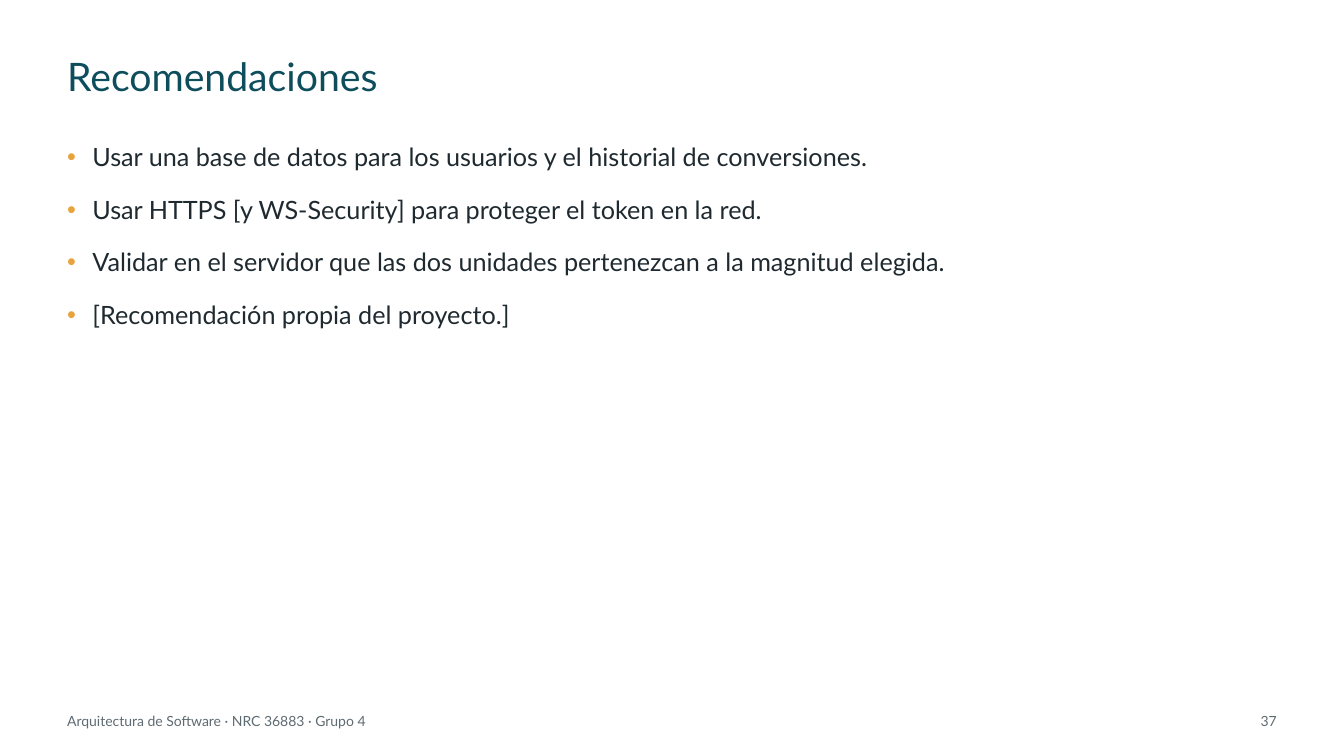
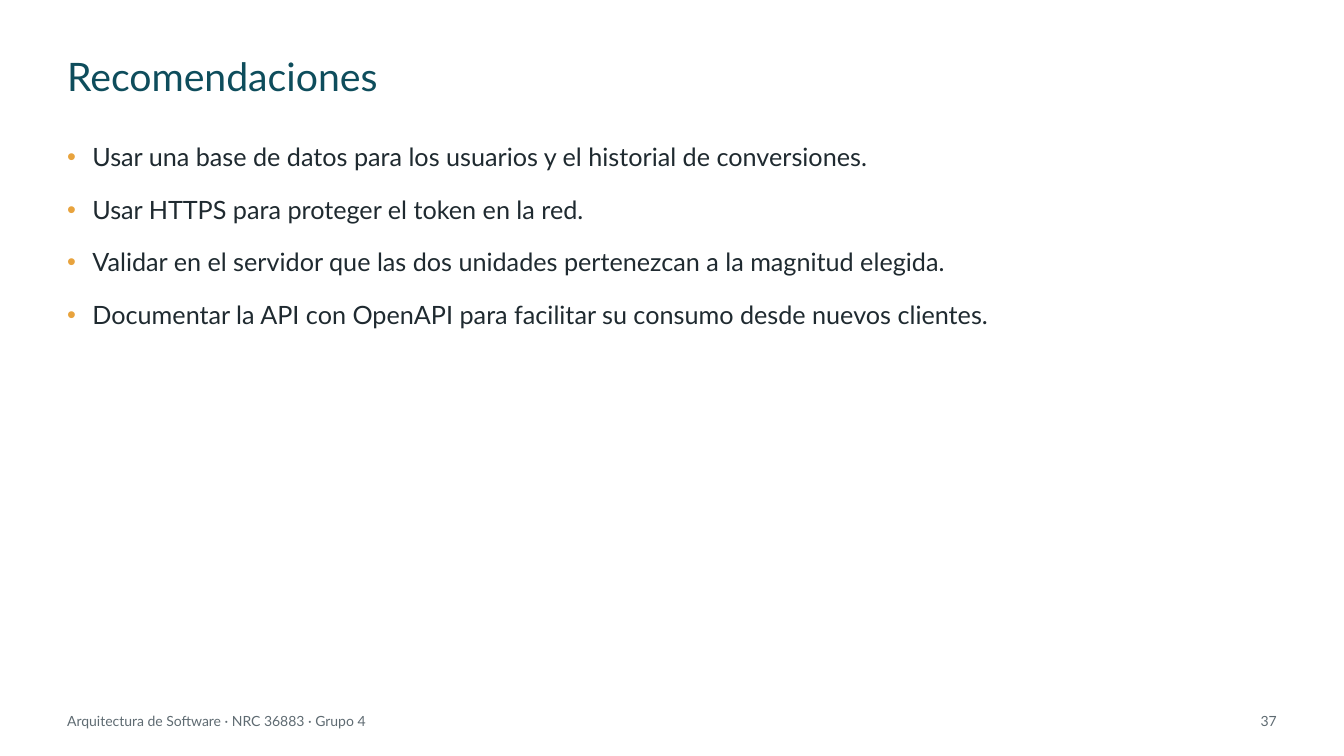
Before and after one commit to IMarcusDev/TI.1.3.-PAO202651_RESTFUL_JAVA_SINBDD_NRC_36883_GR04, a slide deck: slide 37 of 05. DOCUMENTACION/PRESENTACION TI.1.3. RESTFUL sin BDD en JAVA GR4.pptx. Drawn at 1344x756 pixels with LibreOffice and Linux fonts; fonts in the diff are those of the drawing. Boxes give left, top, right and bottom in pixels: in the first picture for what was removed or moved away, otherwise in the second. Text is boxed around its words. In the diff, an @@ line names an element or a change of style, - is before the commit and + after.

```diff
--- a/05. DOCUMENTACION/PRESENTACION TI.1.3. RESTFUL sin BDD en JAVA GR4.pptx
+++ b/05. DOCUMENTACION/PRESENTACION TI.1.3. RESTFUL sin BDD en JAVA GR4.pptx
@@ text at [92, 200, 583, 223]: text changed @@
-• Usar HTTPS [y WS-Security] para proteger el token en la red.
+• Usar HTTPS para proteger el token en la red.
@@ text at [92, 305, 988, 328]: text changed @@
-• [Recomendación propia del proyecto.]
+• Documentar la API con OpenAPI para facilitar su consumo desde nuevos clientes.
```
Also in this commit, not shown: 27 other slides changed.
